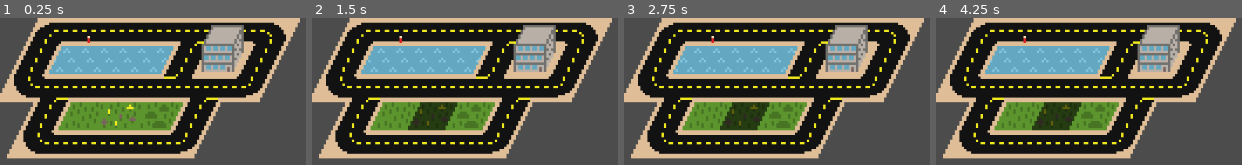
Above: before the commit, frames 1-4 (left to right).
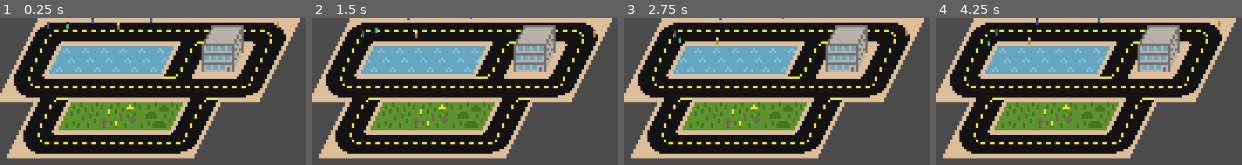
Above: after the commit, the same moments.

Repository: AnUnknownGuy/Keep-firing
Game: Godot game, scene res://Scenes/Level.tscn
The game is run twice, just before and just after one commit, with the same random seed, the same clock (stepped at 60 frames per second) and the same inputs.
Inputs:
- Up to frame 1 (0.25 s): no input
- Up to frame 2 (1.5 s): no input
- Up to frame 3 (2.75 s): no input
- Up to frame 4 (4.25 s): no input

The runs differ from the first frame. In frame 1, 0.3% of the frame differs, in the area x 15-92%, y 0-18%; in frame 2, 2.6%; in frame 3, 2.6%; in frame 4, 2.7%, in the area x 16-94%, y 0-77%.
Error before the commit: Invalid operands 'bool' and 'float' in operator '+'. (res://Scripts/Grass.gd:57)

Commit message:
espoir

Diff:
--- a/Scenes/Level.tscn
+++ b/Scenes/Level.tscn
@@ -8,203 +8,203 @@
 [ext_resource path="res://Scenes/Building1.tscn" type="PackedScene" id=6]
 [ext_resource path="res://Scripts/Level.gd" type="Script" id=7]
 [ext_resource path="res://Scenes/Human.tscn" type="PackedScene" id=8]
-[ext_resource path="res://Scenes/Navigation2D.gd" type="Script" id=9]
+[ext_resource path="res://Scripts/Roads.gd" type="Script" id=9]
 
 [sub_resource type="NavigationPolygon" id=18]
-vertices = PoolVector2Array( 16, 12, 0, 12, 5, 0, 21, 0 )
+vertices = PoolVector2Array( 6, 0, 0, 12, 16, 12, 22, 0 )
 polygons = [ PoolIntArray( 0, 1, 2, 3 ) ]
 
 [sub_resource type="NavigationPolygon" id=19]
-vertices = PoolVector2Array( 5, 0, 21, 0, 16, 12, 0, 12 )
+vertices = PoolVector2Array( 6, 0, 0, 12, 16, 12, 22, 0 )
 polygons = [ PoolIntArray( 0, 1, 2, 3 ) ]
 
 [sub_resource type="NavigationPolygon" id=20]
-vertices = PoolVector2Array( 5, 0, 21, 0, 16, 12, 0, 12 )
+vertices = PoolVector2Array( 6, 0, 0, 12, 16, 12, 22, 0 )
 polygons = [ PoolIntArray( 0, 1, 2, 3 ) ]
 
 [sub_resource type="NavigationPolygon" id=21]
-vertices = PoolVector2Array( 5, 3.8147e-06, 21, 0, 16, 12, 0, 12 )
+vertices = PoolVector2Array( 6, 0, 0, 12, 16, 12, 22, 0 )
 polygons = [ PoolIntArray( 0, 1, 2, 3 ) ]
 
 [sub_resource type="NavigationPolygon" id=22]
-vertices = PoolVector2Array( 5, 3.8147e-06, 21, 3.8147e-06, 16, 12, 0, 12 )
+vertices = PoolVector2Array( 6, 0, 0, 12, 16, 12, 22, 0 )
 polygons = [ PoolIntArray( 0, 1, 2, 3 ) ]
 
 [sub_resource type="NavigationPolygon" id=23]
-vertices = PoolVector2Array( 5, 7.62939e-06, 21, 7.62939e-06, 16, 12, 0, 12 )
+vertices = PoolVector2Array( 6, 7.62939e-06, 0, 12, 16, 12, 22, 7.62939e-06 )
 polygons = [ PoolIntArray( 0, 1, 2, 3 ) ]
 
 [sub_resource type="NavigationPolygon" id=24]
-vertices = PoolVector2Array( 5, 0, 21, 0, 16, 12, 1.90735e-06, 12 )
+vertices = PoolVector2Array( 6, 0, 0, 12, 16, 12, 22, 0 )
 polygons = [ PoolIntArray( 0, 1, 2, 3 ) ]
 
 [sub_resource type="NavigationPolygon" id=25]
-vertices = PoolVector2Array( 5, 0, 21, 0, 16, 12, 1.90735e-06, 12 )
+vertices = PoolVector2Array( 6, 0, 0, 12, 16, 12, 22, 0 )
 polygons = [ PoolIntArray( 0, 1, 2, 3 ) ]
 
 [sub_resource type="NavigationPolygon" id=26]
-vertices = PoolVector2Array( 5, 0, 21, 0, 16, 12, 0, 12 )
+vertices = PoolVector2Array( 6, 0, 0, 12, 16, 12, 22, 0 )
 polygons = [ PoolIntArray( 0, 1, 2, 3 ) ]
 
 [sub_resource type="NavigationPolygon" id=27]
-vertices = PoolVector2Array( 5, 3.8147e-06, 21, 3.8147e-06, 16, 12, 0, 12 )
+vertices = PoolVector2Array( 6, 0, 0, 12, 16, 12, 22, 0 )
 polygons = [ PoolIntArray( 0, 1, 2, 3 ) ]
 
 [sub_resource type="NavigationPolygon" id=28]
-vertices = PoolVector2Array( 5, 3.8147e-06, 21, 3.8147e-06, 16, 12, 0, 12 )
+vertices = PoolVector2Array( 6, 0, 0, 12, 16, 12, 22, 0 )
 polygons = [ PoolIntArray( 0, 1, 2, 3 ) ]
 
 [sub_resource type="NavigationPolygon" id=29]
-vertices = PoolVector2Array( 5, 7.62939e-06, 21, 7.62939e-06, 16, 12, 0, 12 )
+vertices = PoolVector2Array( 6, 7.62939e-06, 0, 12, 16, 12, 22, 7.62939e-06 )
 polygons = [ PoolIntArray( 0, 1, 2, 3 ) ]
 
 [sub_resource type="NavigationPolygon" id=30]
-vertices = PoolVector2Array( 5, 0, 21, 0, 16, 12, 3.8147e-06, 12 )
+vertices = PoolVector2Array( 6, 0, 0, 12, 16, 12, 22, 0 )
 polygons = [ PoolIntArray( 0, 1, 2, 3 ) ]
 
 [sub_resource type="NavigationPolygon" id=31]
-vertices = PoolVector2Array( 16, 12, 0, 12, 5, 0, 21, 0 )
+vertices = PoolVector2Array( 6, 0, 0, 12, 16, 12, 22, 0 )
 polygons = [ PoolIntArray( 0, 1, 2, 3 ) ]
 
 [sub_resource type="NavigationPolygon" id=32]
-vertices = PoolVector2Array( 5, 0, 21, 0, 16, 12, 0, 12 )
+vertices = PoolVector2Array( 6, 0, 0, 12, 16, 12, 22, 0 )
 polygons = [ PoolIntArray( 0, 1, 2, 3 ) ]
 
 [sub_resource type="NavigationPolygon" id=33]
-vertices = PoolVector2Array( 5, 3.8147e-06, 21, 3.8147e-06, 16, 12, 0, 12 )
+vertices = PoolVector2Array( 6, 0, 0, 12, 16, 12, 22, 0 )
 polygons = [ PoolIntArray( 0, 1, 2, 3 ) ]
 
 [sub_resource type="NavigationPolygon" id=34]
-vertices = PoolVector2Array( 5, 3.8147e-06, 21, 3.8147e-06, 16, 12, 0, 12 )
+vertices = PoolVector2Array( 6, 0, 0, 12, 16, 12, 22, 0 )
 polygons = [ PoolIntArray( 0, 1, 2, 3 ) ]
 
 [sub_resource type="NavigationPolygon" id=35]
-vertices = PoolVector2Array( 5, 7.62939e-06, 21, 7.62939e-06, 16, 12, 0, 12 )
+vertices = PoolVector2Array( 6, 7.62939e-06, 0, 12, 16, 12, 22, 7.62939e-06 )
 polygons = [ PoolIntArray( 0, 1, 2, 3 ) ]
 
 [sub_resource type="NavigationPolygon" id=36]
-vertices = PoolVector2Array( 5, 0, 21, 0, 16, 12, 7.62939e-06, 12 )
+vertices = PoolVector2Array( 5.99999, 0, 0, 12, 16, 12, 22, 0 )
 polygons = [ PoolIntArray( 0, 1, 2, 3 ) ]
 
 [sub_resource type="NavigationPolygon" id=37]
-vertices = PoolVector2Array( 16, 12, 0, 12, 5, 0, 21, 0 )
+vertices = PoolVector2Array( 5.99999, 0, 0, 12, 16, 12, 22, 0 )
 polygons = [ PoolIntArray( 0, 1, 2, 3 ) ]
 
 [sub_resource type="NavigationPolygon" id=38]
-vertices = PoolVector2Array( 5, 0, 21, 0, 16, 12, 0, 12 )
+vertices = PoolVector2Array( 5.99999, 0, 0, 12, 16, 12, 22, 0 )
 polygons = [ PoolIntArray( 0, 1, 2, 3 ) ]
 
 [sub_resource type="NavigationPolygon" id=39]
-vertices = PoolVector2Array( 5, 3.8147e-06, 21, 3.8147e-06, 16, 12, 0, 12 )
+vertices = PoolVector2Array( 5.99999, 0, 0, 12, 16, 12, 22, 0 )
 polygons = [ PoolIntArray( 0, 1, 2, 3 ) ]
 
 [sub_resource type="NavigationPolygon" id=40]
-vertices = PoolVector2Array( 5, 3.8147e-06, 21, 3.8147e-06, 16, 12, 0, 12 )
+vertices = PoolVector2Array( 5.99999, 0, 0, 12, 16, 12, 22, 0 )
 polygons = [ PoolIntArray( 0, 1, 2, 3 ) ]
 
 [sub_resource type="NavigationPolygon" id=41]
-vertices = PoolVector2Array( 5, 7.62939e-06, 21, 7.62939e-06, 16, 12, 0, 12 )
+vertices = PoolVector2Array( 5.99999, 7.62939e-06, 0, 12, 16, 12, 22, 7.62939e-06 )
 polygons = [ PoolIntArray( 0, 1, 2, 3 ) ]
 
 [sub_resource type="NavigationPolygon" id=42]
-vertices = PoolVector2Array( 5, 0, 21, 0, 16, 12, 7.62939e-06, 12 )
+vertices = PoolVector2Array( 5.99999, 0, 0, 12, 16, 12, 22, 0 )
 polygons = [ PoolIntArray( 0, 1, 2, 3 ) ]
 
 [sub_resource type="NavigationPolygon" id=43]
-vertices = PoolVector2Array( 5, 0, 21, 0, 16, 12, 0, 12 )
+vertices = PoolVector2Array( 5.99999, 0, 0, 12, 16, 12, 22, 0 )
 polygons = [ PoolIntArray( 0, 1, 2, 3 ) ]
 
 [sub_resource type="NavigationPolygon" id=44]
-vertices = PoolVector2Array( 5, 0, 21, 0, 16, 12, 0, 12 )
+vertices = PoolVector2Array( 5.99999, 0, 0, 12, 16, 12, 22, 0 )
 polygons = [ PoolIntArray( 0, 1, 2, 3 ) ]
 
 [sub_resource type="NavigationPolygon" id=45]
-vertices = PoolVector2Array( 5, 3.8147e-06, 21, 3.8147e-06, 16, 12, 0, 12 )
+vertices = PoolVector2Array( 5.99999, 0, 0, 12, 16, 12, 22, 0 )
 polygons = [ PoolIntArray( 0, 1, 2, 3 ) ]
 
 [sub_resource type="NavigationPolygon" id=46]
-vertices = PoolVector2Array( 5, 3.8147e-06, 21, 3.8147e-06, 16, 12, 0, 12 )
+vertices = PoolVector2Array( 5.99999, 0, 0, 12, 16, 12, 22, 0 )
 polygons = [ PoolIntArray( 0, 1, 2, 3 ) ]
 
 [sub_resource type="NavigationPolygon" id=47]
-vertices = PoolVector2Array( 5, 7.62939e-06, 21, 7.62939e-06, 16, 12, 0, 12 )
+vertices = PoolVector2Array( 5.99999, 7.62939e-06, 0, 12, 16, 12, 22, 7.62939e-06 )
 polygons = [ PoolIntArray( 0, 1, 2, 3 ) ]
 
 [sub_resource type="NavigationPolygon" id=48]
-vertices = PoolVector2Array( 5, 0, 21, 0, 16, 12, 7.62939e-06, 12 )
+vertices = PoolVector2Array( 5.99999, 0, 0, 12, 16, 12, 22, 0 )
 polygons = [ PoolIntArray( 0, 1, 2, 3 ) ]
 
 [sub_resource type="NavigationPolygon" id=49]
-vertices = PoolVector2Array( 5, 0, 21, 0, 16, 12, 0, 12 )
+vertices = PoolVector2Array( 5.99999, 0, 0, 12, 16, 12, 22, 0 )
 polygons = [ PoolIntArray( 0, 1, 2, 3 ) ]
 
 [sub_resource type="NavigationPolygon" id=50]
-vertices = PoolVector2Array( 5, 0, 21, 0, 16, 12, 0, 12 )
+vertices = PoolVector2Array( 5.99999, 0, 0, 12, 16, 12, 22, 0 )
 polygons = [ PoolIntArray( 0, 1, 2, 3 ) ]
 
 [sub_resource type="NavigationPolygon" id=51]
-vertices = PoolVector2Array( 5, 3.8147e-06, 21, 3.8147e-06, 16, 12, 0, 12 )
+vertices = PoolVector2Array( 5.99999, 0, 0, 12, 16, 12, 22, 0 )
 polygons = [ PoolIntArray( 0, 1, 2, 3 ) ]
 
 [sub_resource type="NavigationPolygon" id=52]
-vertices = PoolVector2Array( 5, 3.8147e-06, 21, 3.8147e-06, 16, 12, 0, 12 )
+vertices = PoolVector2Array( 5.99999, 0, 0, 12, 16, 12, 22, 0 )
 polygons = [ PoolIntArray( 0, 1, 2, 3 ) ]
 
 [sub_resource type="NavigationPolygon" id=53]
-vertices = PoolVector2Array( 5, 7.62939e-06, 21, 7.62939e-06, 16, 12, 0, 12 )
+vertices = PoolVector2Array( 5.99999, 7.62939e-06, 0, 12, 16, 12, 22, 7.62939e-06 )
 polygons = [ PoolIntArray( 0, 1, 2, 3 ) ]
 
 [sub_resource type="NavigationPolygon" id=54]
-vertices = PoolVector2Array( 5, 0, 21, 0, 16, 12, 1.52588e-05, 12 )
+vertices = PoolVector2Array( 5.99998, 0, 0, 12, 16, 12, 22, 0 )
 polygons = [ PoolIntArray( 0, 1, 2, 3 ) ]
 
 [sub_resource type="NavigationPolygon" id=55]
-vertices = PoolVector2Array( 5, 0, 21, 0, 16, 12, 0, 12 )
+vertices = PoolVector2Array( 5.99998, 0, 0, 12, 16, 12, 22, 0 )
 polygons = [ PoolIntArray( 0, 1, 2, 3 ) ]
 
 [sub_resource type="NavigationPolygon" id=56]
-vertices = PoolVector2Array( 5, 0, 21, 0, 16, 12, 1.52588e-05, 12 )
+vertices = PoolVector2Array( 5.99998, 0, 0, 12, 16, 12, 22, 0 )
 polygons = [ PoolIntArray( 0, 1, 2, 3 ) ]
 
 [sub_resource type="NavigationPolygon" id=57]
-vertices = PoolVector2Array( 5, 3.8147e-06, 21, 3.8147e-06, 16, 12, 0, 12 )
+vertices = PoolVector2Array( 5.99998, 0, 0, 12, 16, 12, 22, 0 )
 polygons = [ PoolIntArray( 0, 1, 2, 3 ) ]
 
 [sub_resource type="NavigationPolygon" id=58]
-vertices = PoolVector2Array( 5, 3.8147e-06, 21, 3.8147e-06, 16, 12, 0, 12 )
+vertices = PoolVector2Array( 5.99998, 0, 0, 12, 16, 12, 22, 0 )
 polygons = [ PoolIntArray( 0, 1, 2, 3 ) ]
 
 [sub_resource type="NavigationPolygon" id=59]
-vertices = PoolVector2Array( 5, 7.62939e-06, 21, 7.62939e-06, 16, 12, 0, 12 )
+vertices = PoolVector2Array( 5.99998, 7.62939e-06, 0, 12, 16, 12, 22, 7.62939e-06 )
 polygons = [ PoolIntArray( 0, 1, 2, 3 ) ]
 
 [sub_resource type="NavigationPolygon" id=60]
-vertices = PoolVector2Array( 5, 0, 21, 0, 16, 12, 1.52588e-05, 12 )
+vertices = PoolVector2Array( 5.99998, 0, 0, 12, 16, 12, 22, 0 )
 polygons = [ PoolIntArray( 0, 1, 2, 3 ) ]
 
 [sub_resource type="NavigationPolygon" id=61]
-vertices = PoolVector2Array( 5, 0, 21, 0, 16, 12, 0, 12 )
+vertices = PoolVector2Array( 5.99998, 0, 0, 12, 16, 12, 22, 0 )
 polygons = [ PoolIntArray( 0, 1, 2, 3 ) ]
 
 [sub_resource type="NavigationPolygon" id=62]
-vertices = PoolVector2Array( 5, 0, 21, 0, 16, 12, 0, 12 )
+vertices = PoolVector2Array( 5.99998, 0, 0, 12, 16, 12, 22, 0 )
 polygons = [ PoolIntArray( 0, 1, 2, 3 ) ]
 
 [sub_resource type="NavigationPolygon" id=63]
-vertices = PoolVector2Array( 5, 3.8147e-06, 21, 3.8147e-06, 16, 12, 0, 12 )
+vertices = PoolVector2Array( 5.99998, 0, 0, 12, 16, 12, 22, 0 )
 polygons = [ PoolIntArray( 0, 1, 2, 3 ) ]
 
 [sub_resource type="TileSet" id=17]
 0/name = "tm_road.png 0"
 0/texture = ExtResource( 3 )
-0/tex_offset = Vector2( 1, 0 )
+0/tex_offset = Vector2( 0, 0 )
 0/modulate = Color( 1, 1, 1, 1 )
-0/region = Rect2( 0, 0, 168, 72 )
+0/region = Rect2( 0, 0, 176, 72 )
 0/tile_mode = 1
 0/autotile/bitmask_mode = 1
 0/autotile/bitmask_flags = [ Vector2( 0, 0 ), 186, Vector2( 0, 1 ), 511, Vector2( 0, 2 ), 184, Vector2( 0, 3 ), 178, Ve …(910 unchanged characters)…
 0/autotile/icon_coordinate = Vector2( 0, 0 )
-0/autotile/tile_size = Vector2( 21, 12 )
+0/autotile/tile_size = Vector2( 22, 12 )
 0/autotile/spacing = 0
 0/autotile/occluder_map = [  ]
 0/autotile/navpoly_map = [ Vector2( 0, 0 ), SubResource( 18 ), Vector2( 0, 1 ), SubResource( 19 ), Vector2( 0, 2 ), Sub …(1564 unchanged characters)…
@@ -226,10 +226,7 @@
 "_edit_vertical_guides_": [  ]
 }
 
-[node name="Navigation2D" type="Navigation2D" parent="."]
-script = ExtResource( 9 )
-
-[node name="Roads" type="TileMap" parent="Navigation2D"]
+[node name="Roads" type="TileMap" parent="."]
 scale = Vector2( 3, 3 )
 mode = 2
 tile_set = SubResource( 17 )
@@ -237,13 +234,10 @@
 cell_custom_transform = Transform2D( 16, 0, -6, 12, 0, 0 )
 format = 1
 tile_data = PoolIntArray( 1, 0, 262144, 2, 0, 327684, 3, 0, 327684, 4, 0, 327684, 5, 0, 131072, 6, 0, 327684, 7, 0, 262 …(325 unchanged characters)…
+script = ExtResource( 9 )
 
 [node name="Line2D" type="Line2D" parent="."]
-position = Vector2( -49.2941, -26.4075 )
-points = PoolVector2Array( 111.697, 31.3876, 70.3255, 39.3098, 58.002, 75.4001, 105.095, 75.4001 )
 width = 3.0
-default_color = Color( 0.4, 0.501961, 1, 1 )
-joint_mode = 2
 
 [node name="Buildings" type="Node2D" parent="."]
 script = ExtResource( 1 )
@@ -263,31 +257,35 @@
 [node name="Grass" parent="Buildings" instance=ExtResource( 5 )]
 position = Vector2( 90, 108 )
 z_index = 6
-can_be_on_fire = Vector2( 3, 3 )
-current_heat = true
-on_fire = 0
-max_people_inside = null
 
 [node name="Grass2" parent="Buildings" instance=ExtResource( 5 )]
 position = Vector2( 138, 108 )
 z_index = 7
-can_be_on_fire = Vector2( 4, 3 )
-current_heat = 20
 on_fire = true
-max_people_inside = null
 type = 2
 
 [node name="Grass3" parent="Buildings" instance=ExtResource( 5 )]
 position = Vector2( 186, 108 )
 z_index = 8
-can_be_on_fire = Vector2( 5, 3 )
-current_heat = true
-on_fire = 0
-max_people_inside = null
 type = 1
 
 [node name="Entities" type="Node2D" parent="."]
 script = ExtResource( 2 )
 
 [node name="Human" parent="Entities" instance=ExtResource( 8 )]
-position = Vector2( 112.232, 31.6891 )
+position = Vector2( 351.734, 8.49504 )
+
+[node name="Human2" parent="Entities" instance=ExtResource( 8 )]
+position = Vector2( 113.899, 9.30957 )
+
+[node name="Human3" parent="Entities" instance=ExtResource( 8 )]
+position = Vector2( 153.81, 12.5676 )
+
+[node name="Human4" parent="Entities" instance=ExtResource( 8 )]
+position = Vector2( 188.833, 7.68056 )
+
+[node name="Human5" parent="Entities" instance=ExtResource( 8 )]
+position = Vector2( 87.0204, 10.1241 )
+
+[node name="Human6" parent="Entities" instance=ExtResource( 8 )]
+position = Vector2( 58.9275, 10.5886 )
--- a/Scripts/Human.gd
+++ b/Scripts/Human.gd
@@ -4,19 +4,52 @@
 const FaceColors = ["#E9CDA1", "#CFA07C", "#F8DEC5", "#F8E3AB", "#CF9763", "#75451F", "#301E11"]
 const BodyColors = ["#32a852", "#6d3dba", "#1d65b3", "#d17e11", "#d64fae", "#db2323", "#34d185"]
 
-var path
+onready var roads = $"../../Roads"
+
+var walk_time
+var wait_time
+var angle
+
+func rand_location():
+	randomize()
+	walk_time = randf() * 2.5 + 0.5
+	angle = randf() * 2 * PI
+
+func find_valid_location():
+	rand_location()
+	while collision():
+		rand_location()
+	print(grid_pos(position + Vector2(sin(angle), cos(angle)) * walk_time * speed))
+
+const STEPS = 5
+
+func collision():
+	var movement = Vector2(sin(angle), cos(angle)) * walk_time * speed
+	for i in range(1, STEPS + 1):
+		if not roads.is_road(grid_pos(position + movement * i/STEPS).floor()):
+			return true
+	return false
 
 func _ready():
-	randomize()
-	speed = rand_range(0.5, 3)
 	$Parts/Face.color = FaceColors[floor(rand_range(0, FaceColors.size()))]
 	$Parts/Body.color = BodyColors[floor(rand_range(0, BodyColors.size()))]
 
-	path = $"../../Navigation2D".get_actual_path(position, Vector2(50, 100))
-	$"../../Line2D".points = path
-	print(path)
+	speed = rand_range(10, 20)
+	find_valid_location()
+	wait_time = 0
 
 func _process(delta):
-	#var angle = rand_range(0, 2 * PI)
-	#position += Vector2(sin(angle), cos(angle)) * speed
+	if wait_time > 0:
+		wait_time -= delta
+
+		if wait_time < 0:
+			find_valid_location()
+	else:
+		walk_time -= delta
+
+		position += Vector2(sin(angle), cos(angle)) * speed * delta
+
+		if walk_time < 0:
+			wait_time = randf() * 2.5 + 0.5
+
 	set_z()
--- a/Scripts/Level.gd
+++ b/Scripts/Level.gd
@@ -4,6 +4,27 @@
 
 export var burn_timer_max = 0.5
 var burn_timer = burn_timer_max
+
+func _ready():
+	generate_roads()
+
+func generate_roads():
+	pass
+#	var roads = []
+#	for i in range(20):
+#		roads[i] = []
+#		for j in range(20):
+#			roads[i][j] = ""
+#
+#	for i in range(4):
+#		var ax = floor(randf() * 19)
+#		var ay = floor(randf() * 19)
+#		var sx = floor(randf() * (20 - ax))
+#		var sy = floor(randf() * (20 - ay))
+#
+#		for x in range(sx):
+#			for y in range(sy):
+#				pass
 
 func _process(delta):
 	burn_timer -= delta
--- a/Scenes/Navigation2D.gd
+++ b/Scripts/Navigation2D.gd
@@ -3,7 +3,7 @@
 var offset = Vector2(3, 0)
 
 func get_actual_path(from: Vector2, to: Vector2):
-	var path = get_simple_path(from + offset, to + offset)
+	var path = get_simple_path(from + offset, to + offset, false)
 	var actual_path = []
 	for p in path:
 		actual_path.append(p - offset)
--- /dev/null
+++ b/Scripts/Roads.gd
@@ -0,0 +1,4 @@
+extends TileMap
+
+func is_road(pos: Vector2) -> bool:
+	return get_cellv(pos) != -1
--- a/scripts/Building.gd
+++ b/scripts/Building.gd
@@ -6,7 +6,10 @@
 
 var grid_pos_buffer = null
 
-func grid_pos():
+func grid_pos(pos: Vector2 = position):
+	if pos != position:
+		return .grid_pos(pos)
+
 	if grid_pos_buffer == null:
 		grid_pos_buffer = .grid_pos()
 	return grid_pos_buffer
--- a/scripts/Burnable.gd
+++ b/scripts/Burnable.gd
@@ -27,9 +27,9 @@
 	#if $Sprite != null:
 		#nb_state = $Sprite.vframes * $Sprite.hframes
 
-func grid_pos():
-	var y = position.y / (12 * pixel_scale)
-	var x = (position.x + y * 18) / (16 * pixel_scale)
+func grid_pos(pos: Vector2 = position):
+	var y = pos.y / (12 * pixel_scale)
+	var x = (pos.x + pos.y / 2) / (16 * pixel_scale)
 	return Vector2(x, y)
 
 func set_z():
@@ -42,29 +42,26 @@
 	added_heat += heat
 
 func set_new_heat():
+	if can_be_on_fire:
+		if on_fire:
+			time_remaining -= added_heat
 
-	if on_fire && can_be_on_fire:
-		time_remaining -= added_heat
-		print(time_remaining)
-		print(added_heat)
-		if time_remaining < 0:
-			time_remaining = time_alive_on_fire
-			inc_state()
+			if time_remaining < 0:
+				time_remaining = time_alive_on_fire
+				inc_state()
 
-	elif not on_fire && can_be_on_fire:
+		else:
+			if (can_be_on_fire && added_heat != 0):
+				current_heat += added_heat
+				var c = current_heat / max_heat_resist
+				modulate = Color(1, 1 - 0.6 * c, 1 - 0.6 * c, 1)
 
-		if (can_be_on_fire && added_heat != 0):
-			current_heat += added_heat
-			var c = current_heat / max_heat_resist
-			modulate = Color(1, 1 - 0.6 * c, 1 - 0.6 * c, 1)
+			if (current_heat > max_heat_resist):
+				if (not on_fire):
+					set_on_fire()
+				current_heat = max_heat_resist
 
-		if (current_heat > max_heat_resist):
-			if (not on_fire):
-				set_on_fire()
-			current_heat = max_heat_resist
-
-
-	added_heat = 0
+		added_heat = 0
 
 func set_on_fire():
 	if can_be_on_fire:
@@ -72,8 +69,6 @@
 		inc_state()
 
 func inc_state():
-	print(state)
-	print(nb_state)
 	state += 1
 	if (state < nb_state):
 		#$Sprite.frame = state
@@ -101,7 +96,6 @@
 			var building_next_to = buildings.get_building_at(grid_pos() + Vector2(x,y))
 			if building_next_to != null:
 				building_next_to.add_heat(heat_to_transfer)
-				print(Vector2(x,y))
 
 			var entities_next_to = entities.get_entities_at(grid_pos() + Vector2(x,y))
 			if entities_next_to != null:
Binary file changed: Resources/Images/TileMaps/tm_road.png
